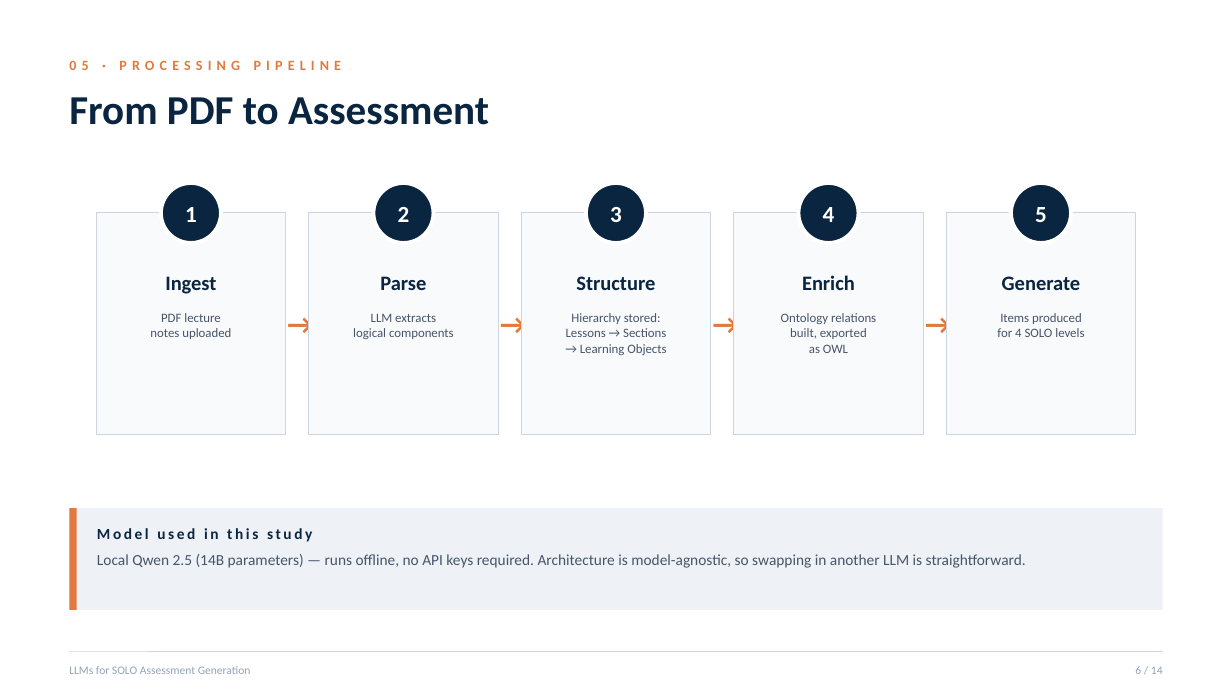
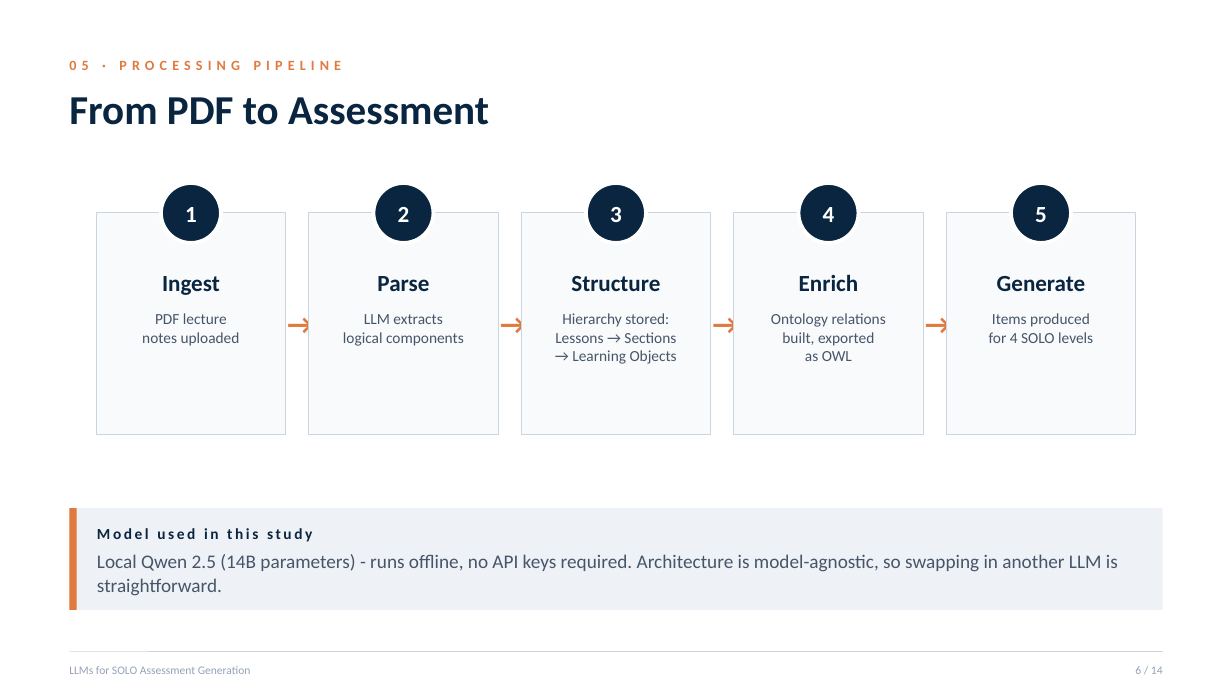
Before and after one commit to urospetraskovic/ObrazovniSoftProjekat, a slide deck: slide 6 of Project/Paper/SOLO_LLM_Assessment_Presentation.pptx. Drawn at 1232x693 pixels with LibreOffice and Linux fonts; fonts in the diff are those of the drawing. Boxes give left, top, right and bottom in pixels: in the first picture for what was removed or moved away, otherwise in the second. Text is boxed around its words. In the diff, an @@ line names an element or a change of style, - is before the commit and + after.

```diff
--- a/Project/Paper/SOLO_LLM_Assessment_Presentation.pptx
+++ b/Project/Paper/SOLO_LLM_Assessment_Presentation.pptx
@@ size 16 to 18 pt in 5 elements at (x1=162, y1=276, x2=220, y2=295), (x1=377, y1=276, x2=429, y2=291), (x1=571, y1=276, x2=660, y2=291), (x1=799, y1=274, x2=859, y2=291), (x1=997, y1=276, x2=1086, y2=291) @@
@@ size 10 to 12 pt in 5 elements at (x1=142, y1=313, x2=240, y2=346), (x1=343, y1=314, x2=464, y2=346), (x1=555, y1=313, x2=677, y2=364), (x1=771, y1=313, x2=886, y2=361), (x1=989, y1=313, x2=1093, y2=343) @@
@@ text at (x1=97, y1=554, x2=1118, y2=596): text changed; size 12 to 15 pt @@
-Local Qwen 2.5 (14B parameters) — runs offline, no API keys required. Architecture is model-agnostic, so swapping in another LLM is straightforward.
+Local Qwen 2.5 (14B parameters) - runs offline, no API keys required. Architecture is model-agnostic, so swapping in another LLM is straightforward.
```
Also in this commit, not shown: 10 other slides changed, 1 slide added, 1 slide removed, 1 other file.
